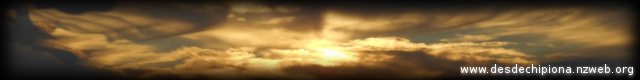
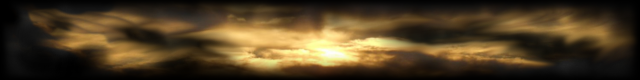
Layers edited between the first and the second 640px x 80px image:
hid "www.desdechipiona.nzweb.org #1" over [left=460, top=64, right=633, bottom=75]
hid "www.desdechipiona.nzweb.org" over [left=460, top=64, right=638, bottom=80]
painted on "DSCN0252.redimensionado.JPG" over [left=0, top=0, right=640, bottom=80]
hid "titulo.png" over [left=0, top=0, right=640, bottom=80]
